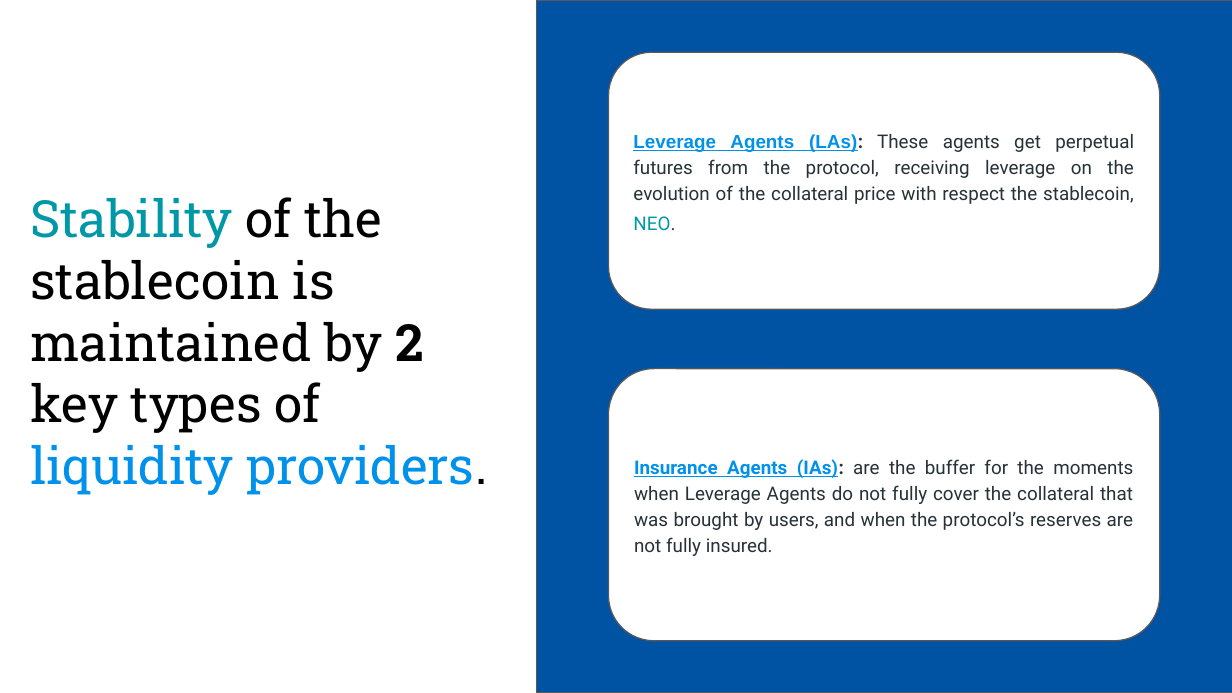
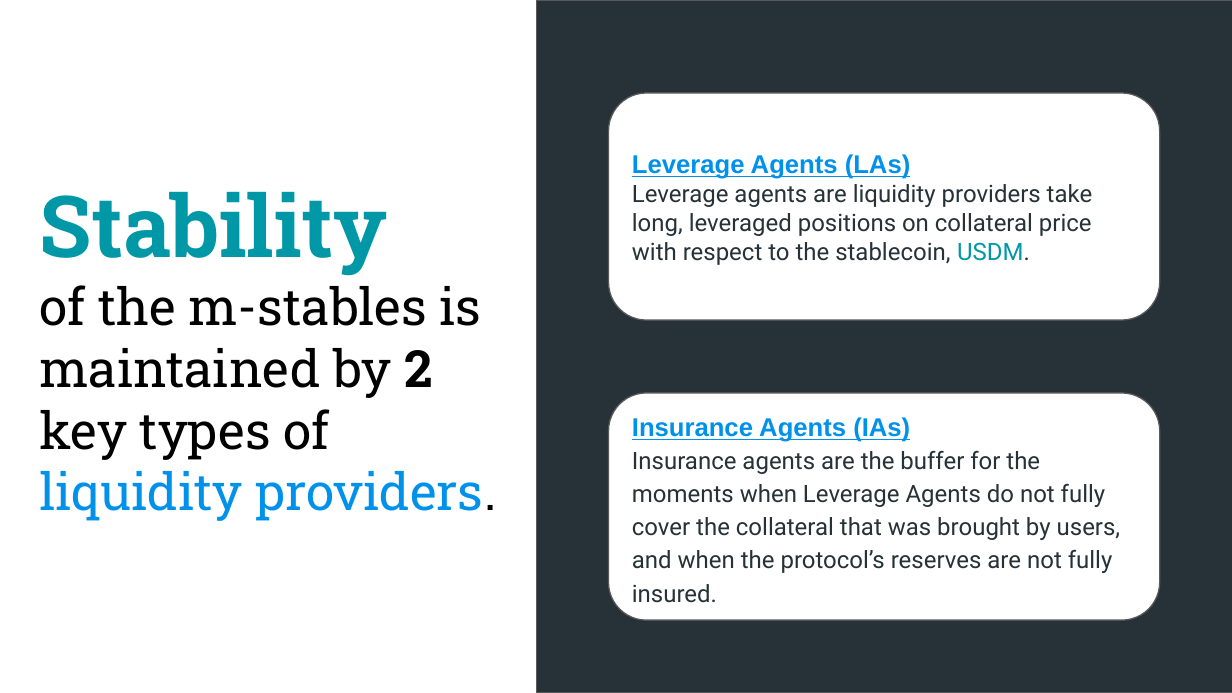
Before and after one commit to NibiruChain/tokenomics, a slide deck: slide 5 of slides/Matrix Protocol - SlideDeck.pptx. Drawn at 1232x693 pixels with LibreOffice and Linux fonts; fonts in the diff are those of the drawing. Boxes give left, top, right and bottom in pixels: in the first picture for what was removed or moved away, otherwise in the second. Text is boxed around its words. In the diff, an @@ line names an element or a change of style, - is before the commit and + after.

Commit message:
(slides): m-stables

```diff
--- a/slides/Matrix Protocol - SlideDeck.pptx
+++ b/slides/Matrix Protocol - SlideDeck.pptx
@@ rectangle at [536, 0, 1232, 692]: fill #0053A3 to #263238 @@
@@ rounded rectangle "Leverage Agents (LAs) Leverage agents ...": place and size @@
-rounded rectangle "Leverage Agents (LAs) Leverage agents ..." at [609, 52, 1159, 309]
+rounded rectangle "Leverage Agents (LAs) Leverage agents ..." at [609, 94, 1159, 320]
@@ text in rounded rectangle at [632, 154, 1093, 265]: text changed; size 11 to 14 pt @@
-Leverage Agents (LAs): These agents get perpetual futures from the protocol, receiving leverage on the evolution of the collateral price with respect the stablecoin, NEO.
+Leverage Agents (LAs)
+Leverage agents are liquidity providers take long, leveraged positions on collateral price with respect to the stablecoin, USDM.
@@ title at [39, 191, 496, 521]: text changed @@
-Stability of the stablecoin is maintained by 2 key types of liquidity providers.
+Stability
+of the m-stables is maintained by 2 key types of liquidity providers.
@@ rounded rectangle "Insurance Agents (IAs) Insurance agents ...": place and size @@
-rounded rectangle "Insurance Agents (IAs) Insurance agents ..." at [609, 368, 1159, 641]
+rounded rectangle "Insurance Agents (IAs) Insurance agents ..." at [609, 393, 1159, 620]
@@ text in rounded rectangle at [632, 417, 1121, 603]: text changed; size 11 to 14 pt @@
-Insurance Agents (IAs): are the buffer for the moments when Leverage Agents do not fully cover the collateral that was brought by users, and when the protocol’s reserves are not fully insured.
+Insurance Agents (IAs)
+Insurance agents are the buffer for the moments when Leverage Agents do not fully cover the collateral that was brought by users, and when the protocol’s reserves are not fully insured.
```
Also in this commit, not shown: 8 other slides changed, 1 slide added, 1 slide removed.
